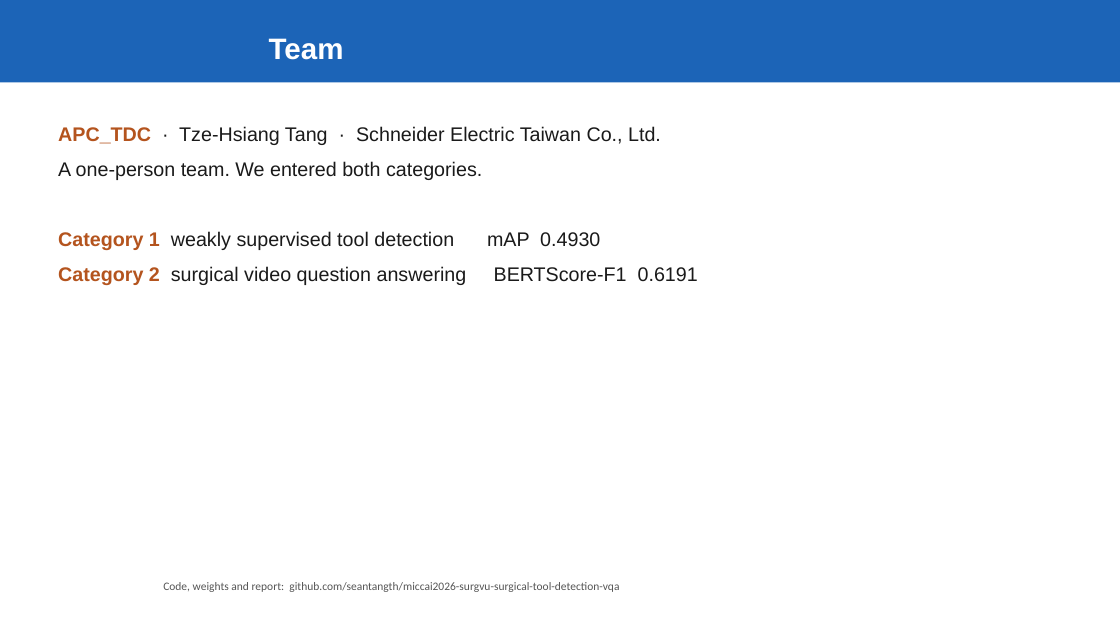
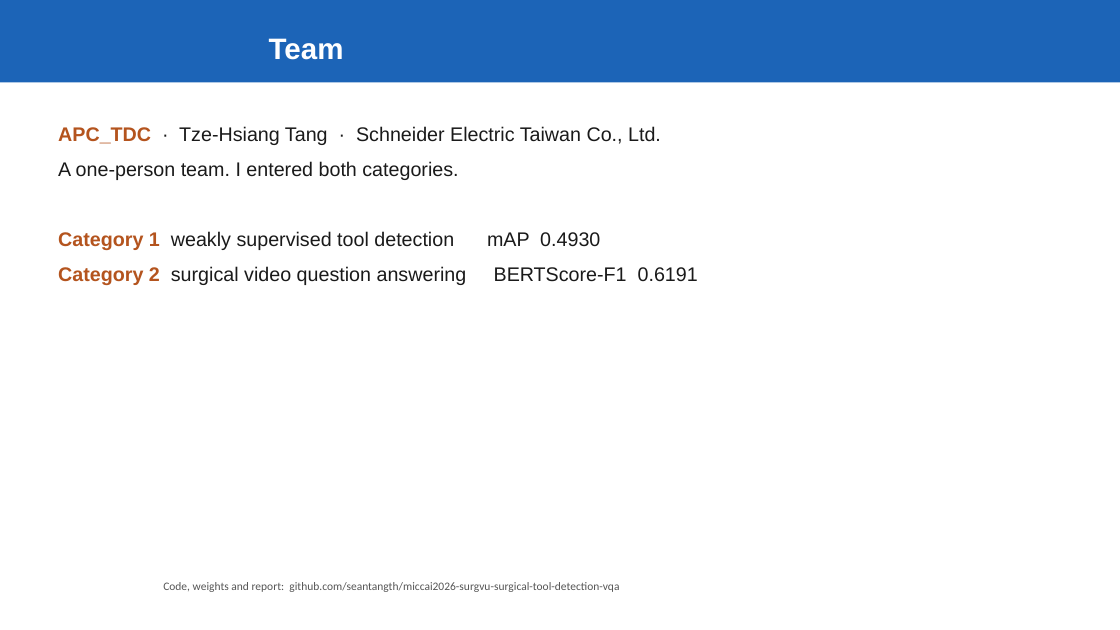
Before and after one commit to seantangth/miccai2026-surgvu-surgical-visual-understanding, a slide deck: slide 1 of report/APC_TDC_presentation.pptx. Drawn at 1120x630 pixels with LibreOffice and Linux fonts; fonts in the diff are those of the drawing; background and template pictures are left out. Boxes give left, top, right and bottom in pixels: in the first picture for what was removed or moved away, otherwise in the second. Text is boxed around its words. In the diff, an @@ line names an element or a change of style, - is before the commit and + after.

```diff
--- a/report/APC_TDC_presentation.pptx
+++ b/report/APC_TDC_presentation.pptx
@@ text at (x1=58, y1=161, x2=458, y2=180): text changed @@
-A one-person team. We entered both categories.
+A one-person team. I entered both categories.
```
Also in this commit, not shown: 1 other slide changed, 3 other files.
